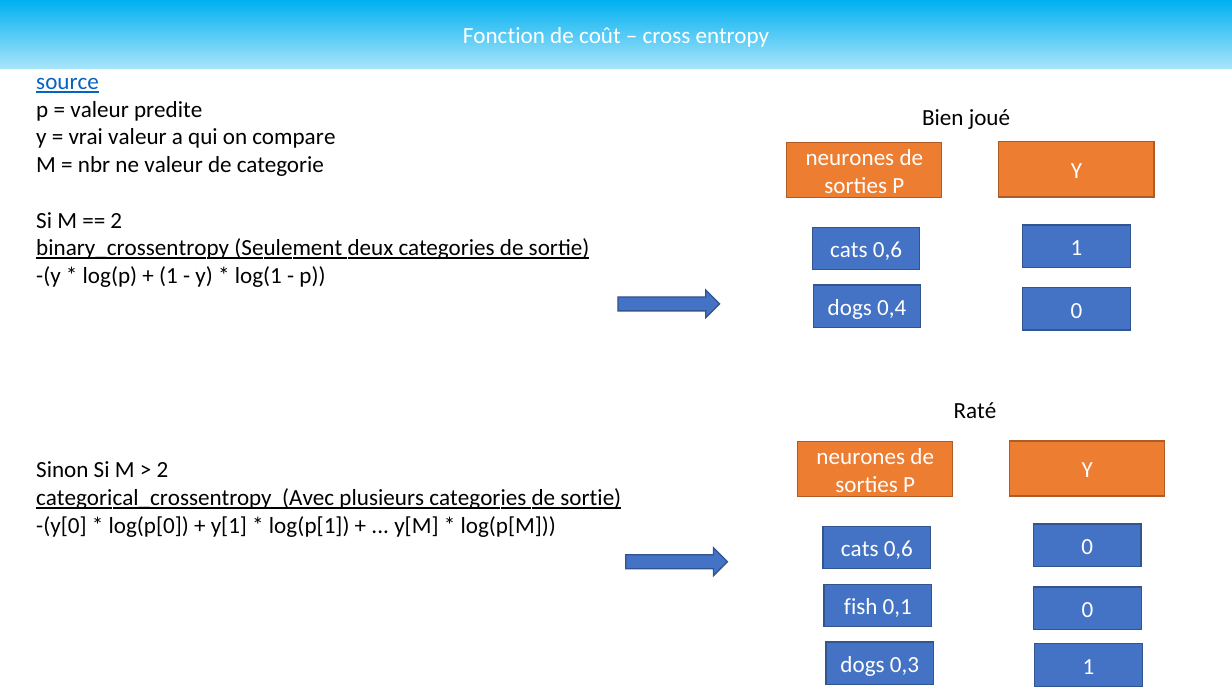
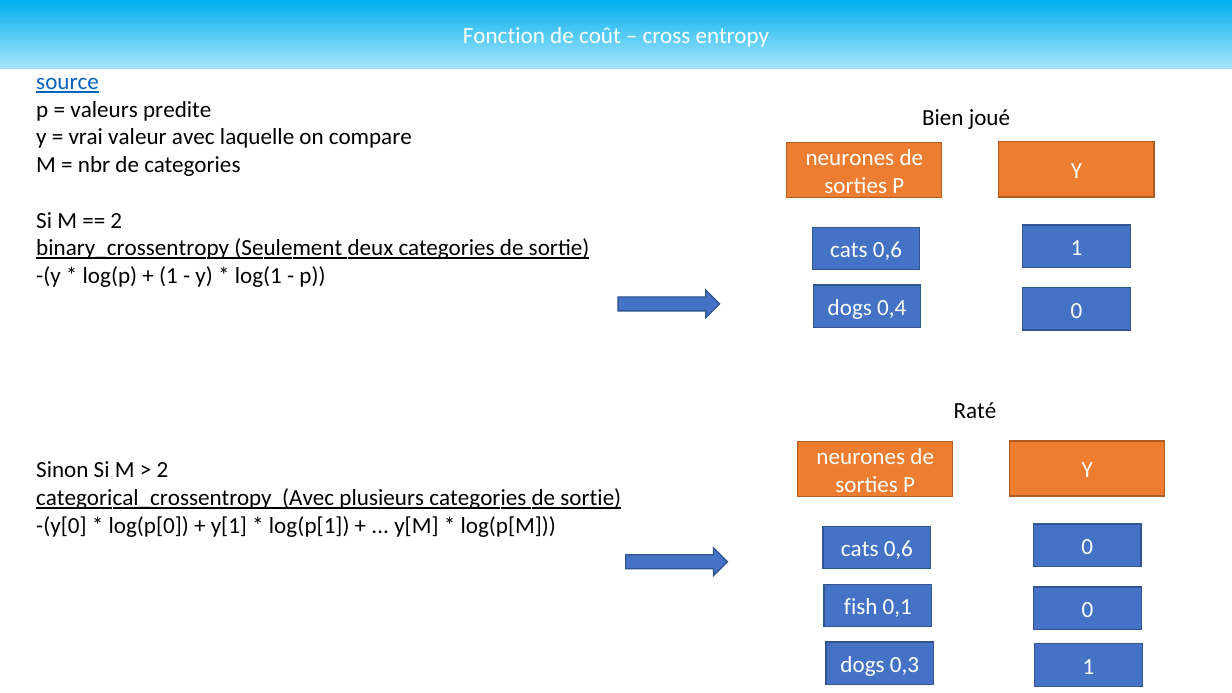
Before and after one commit to Undefined-Team/ProtoDeep-old, a slide deck: slide 10 of Docs/Draft/Draft_Struct.pptx (slide 9 before the commit). Drawn at 1232x693 pixels with LibreOffice and Linux fonts; fonts in the diff are those of the drawing. Boxes give left, top, right and bottom in pixels: in the first picture for what was removed or moved away, otherwise in the second. Text is boxed around its words. In the diff, an @@ line names an element or a change of style, - is before the commit and + after.

```diff
--- a/Docs/Draft/Draft_Struct.pptx
+++ b/Docs/Draft/Draft_Struct.pptx
@@ text at (36,101,412,176): text changed @@
-p = valeur predite
-y = vrai valeur a qui on compare
-M = nbr ne valeur de categorie
+p = valeurs predite
+y = vrai valeur avec laquelle on compare
+M = nbr de categories
```
Also in this commit, not shown: 2 other slides changed, 1 slide added, 5 other files.
